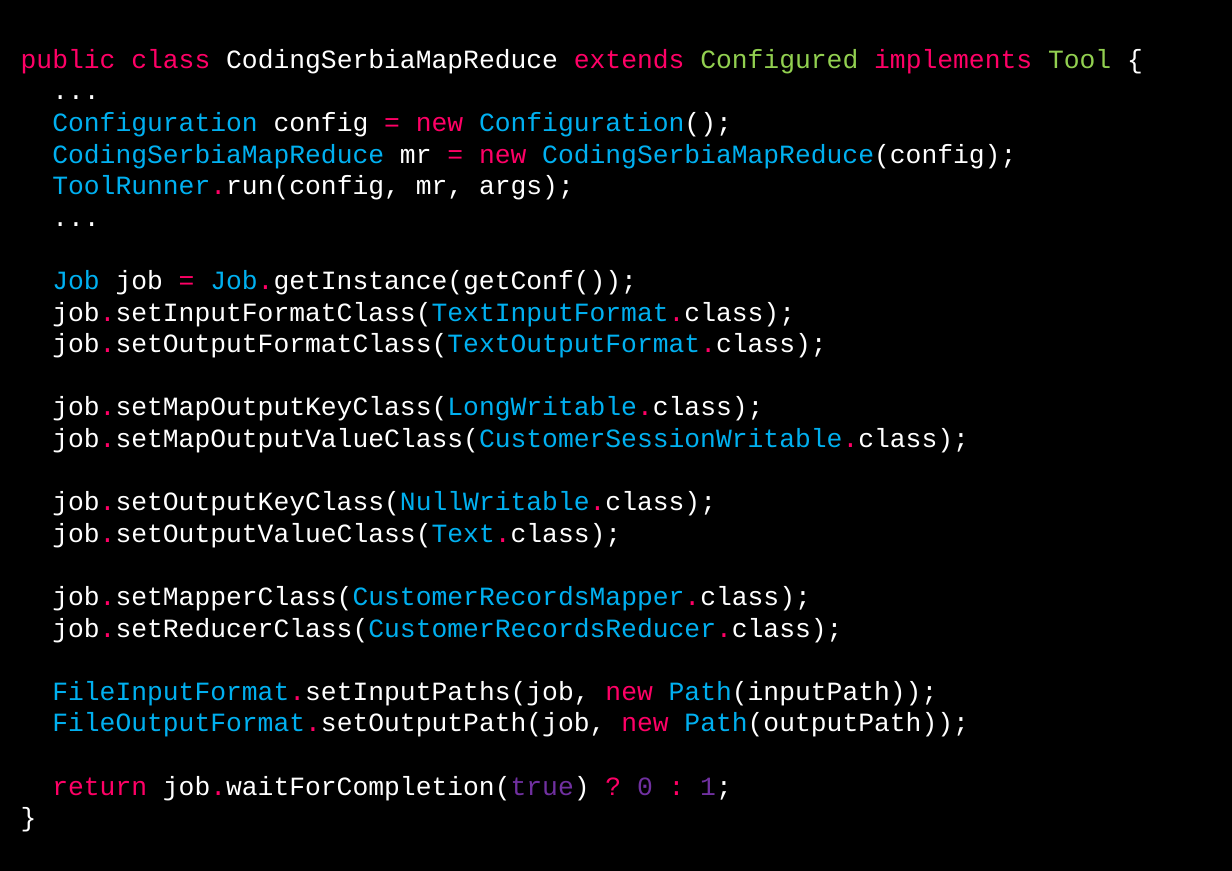
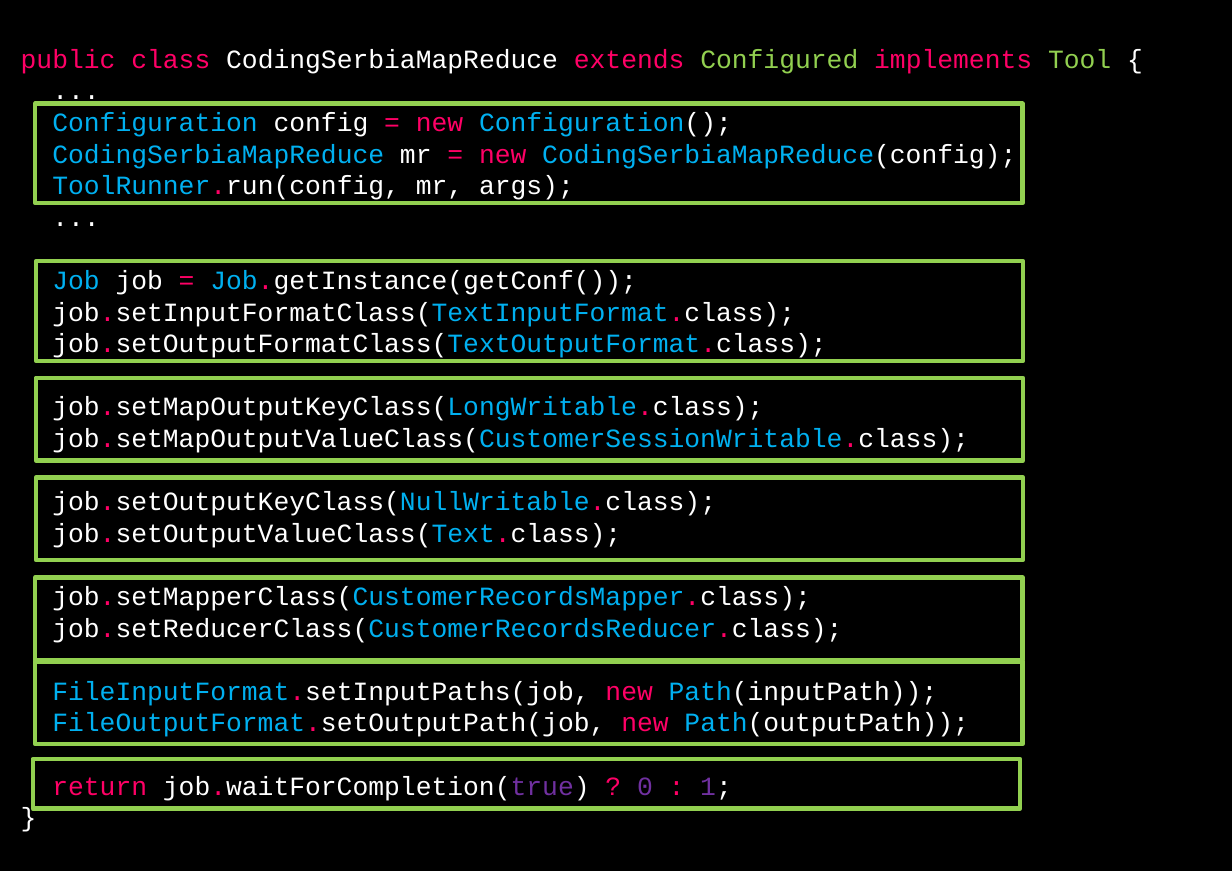
Before and after one commit to dzamurovic/coding-serbia-2014, a slide deck: slide 38 of coding-serbia.pptx. Drawn at 1232x871 pixels with LibreOffice and Linux fonts; fonts in the diff are those of the drawing. Boxes give left, top, right and bottom in pixels: in the first picture for what was removed or moved away, otherwise in the second. Text is boxed around its words. In the diff, an @@ line names an element or a change of style, - is before the commit and + after.

```diff
--- a/coding-serbia.pptx
+++ b/coding-serbia.pptx
@@ rectangle added at <box>35,103,1022,202</box>, outline #92D050 3 pt @@
@@ rectangle added at <box>36,261,1023,360</box>, outline #92D050 3 pt @@
@@ rectangle added at <box>36,378,1023,461</box>, outline #92D050 3 pt @@
@@ rectangle added at <box>36,477,1023,560</box>, outline #92D050 3 pt @@
@@ rectangle added at <box>35,578,1022,660</box>, outline #92D050 3 pt @@
@@ rectangle added at <box>35,662,1022,744</box>, outline #92D050 3 pt @@
@@ rectangle added at <box>33,760,1020,809</box>, outline #92D050 3 pt @@
```
Also in this commit, not shown: 6 other slides changed, 1 slide removed.
